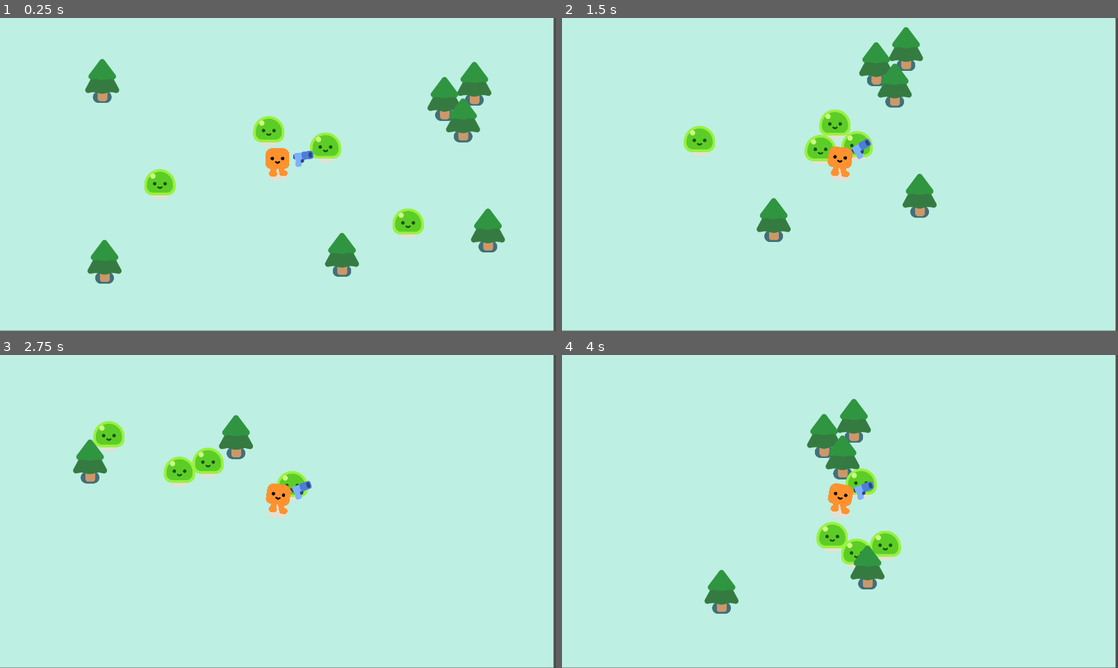
Above: before the commit, frames 1-4 (two rows, left to right).
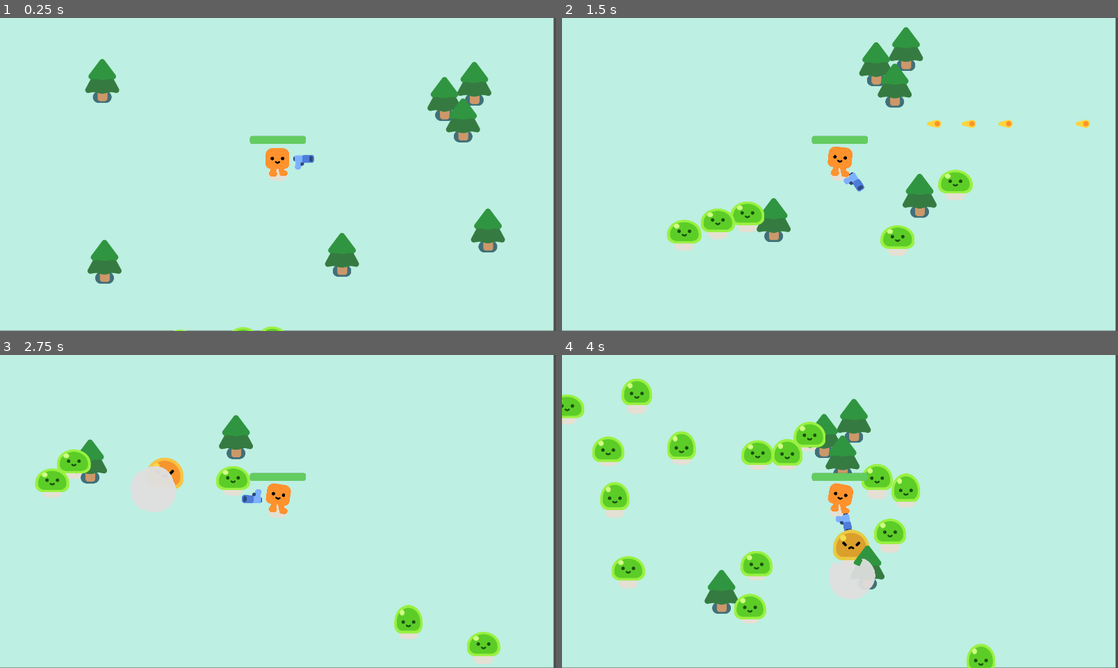
Above: after the commit, the same moments.

Repository: Alexintosh/minirougue
Game: Godot game, scene res://game.tscn
The game is run twice, just before and just after one commit, with the same random seed, the same clock (stepped at 60 frames per second) and the same inputs.
Inputs:
- Up to frame 1 (0.25 s): no input
- Up to frame 2 (1.5 s): hold D (move_right) 0.53-1.28 s; hold S (move_down) from 1.28 s (still down)
- Up to frame 3 (2.75 s): release S (move_down) at 2.03 s; hold D (move_right) from 2.03 s (still down)
- Up to frame 4 (4 s): release D (move_right) at 2.78 s; hold W (move_up) 2.78-3.53 s; hold A (move_left) from 3.53 s (still down)

The runs differ from the first frame. In frame 1, 2.0% of the frame differs, in the area x 25-77%, y 31-100%; in frame 2, 4.3%; in frame 3, 5.1%; in frame 4, 8.8%, in the area x 0-78%, y 7-100%.

Commit message:
Basic functionalities work

Diff:
--- /dev/null
+++ b/Bullet.gd
@@ -0,0 +1,25 @@
+extends Area2D
+
+
+var travelledDistance = 0
+
+func _physics_process(delta):
+	const SPEED = 1000
+	const MAX_RANGE = 1200
+
+
+	# We want the bullet to have the same rotation of the gun, so we create a new Vector with the same rotation
+	# Because the buller is spawed directly from the gun, we just need to take into consideration the current rotation
+	var d = Vector2.RIGHT.rotated(rotation)
+	position += d * SPEED * delta
+	travelledDistance += SPEED * delta
+
+	if travelledDistance > MAX_RANGE:
+		# deleted the object
+		queue_free()
+
+
+func _on_body_entered(body):
+	queue_free()
+	if body.has_method("take_damage"):
+		body.take_damage()
--- /dev/null
+++ b/bullet.tscn
@@ -0,0 +1,23 @@
+[gd_scene load_steps=4 format=3 uid="uid://3yog1pb24702"]
+
+[ext_resource type="Script" path="res://Bullet.gd" id="1_sgrur"]
+[ext_resource type="Texture2D" uid="uid://dftkbqwsfd68r" path="res://pistol/projectile.png" id="2_ckpas"]
+
+[sub_resource type="CircleShape2D" id="CircleShape2D_4fwk3"]
+radius = 21.0238
+
+[node name="Bullet" type="Area2D"]
+top_level = true
+rotation = 0.00148919
+collision_layer = 0
+collision_mask = 3
+script = ExtResource("1_sgrur")
+
+[node name="Projectile" type="Sprite2D" parent="."]
+position = Vector2(-11, -1)
+texture = ExtResource("2_ckpas")
+
+[node name="CollisionShape2D" type="CollisionShape2D" parent="."]
+shape = SubResource("CircleShape2D_4fwk3")
+
+[connection signal="body_entered" from="." to="." method="_on_body_entered"]
--- /dev/null
+++ b/game.gd
@@ -0,0 +1,26 @@
+extends Node2D
+
+func _ready():
+	spawn_mob()
+	spawn_mob()
+	spawn_mob()
+	spawn_mob()
+	spawn_mob()
+	spawn_mob()
+	spawn_mob()
+
+func spawn_mob():
+	var m = preload("res://mob.tscn").instantiate()
+	%PathFollow2D.progress_ratio = randf()
+
+	m.global_position = %PathFollow2D.global_position
+	add_child(m)
+
+
+func _on_timer_timeout():
+	spawn_mob()
+
+
+func _on_player_health_depleted():
+	%GameOver.visible = true
+	get_tree().paused = true
--- a/game.tscn
+++ b/game.tscn
@@ -1,11 +1,20 @@
-[gd_scene load_steps=4 format=3 uid="uid://cohc61yi1xwo4"]
+[gd_scene load_steps=6 format=3 uid="uid://cohc61yi1xwo4"]
 
 [ext_resource type="PackedScene" uid="uid://c1u2x72vwu7s5" path="res://player.tscn" id="1_a052d"]
+[ext_resource type="Script" path="res://game.gd" id="1_kolfk"]
 [ext_resource type="PackedScene" uid="uid://bakkjka35yw1j" path="res://pine_tree.tscn" id="2_wg8d5"]
-[ext_resource type="PackedScene" uid="uid://debmqyy3qfybd" path="res://mob.tscn" id="3_6odp8"]
+
+[sub_resource type="Curve2D" id="Curve2D_jw5jl"]
+_data = {
+"points": PackedVector2Array(0, 0, 0, 0, -351, -254, 0, 0, 0, 0, 2157, -249, 0, 0, 0, 0, 2175, 1277, 0, 0, 0, 0, -346, 1293, 0, 0, 0, 0, -351, -254)
+}
+point_count = 5
+
+[sub_resource type="SystemFont" id="SystemFont_c7xr5"]
 
 [node name="Game" type="Node2D"]
 y_sort_enabled = true
+script = ExtResource("1_kolfk")
 
 [node name="CanvasLayer" type="CanvasLayer" parent="."]
 layer = -1
@@ -17,6 +26,15 @@
 
 [node name="Player" parent="." instance=ExtResource("1_a052d")]
 position = Vector2(891, 592)
+
+[node name="Path2D" type="Path2D" parent="Player"]
+position = Vector2(-891, -592)
+curve = SubResource("Curve2D_jw5jl")
+
+[node name="PathFollow2D" type="PathFollow2D" parent="Player/Path2D"]
+unique_name_in_owner = true
+position = Vector2(-351, -254)
+rotation = 0.00199362
 
 [node name="PineTree" parent="." instance=ExtResource("2_wg8d5")]
 position = Vector2(1466, 325)
@@ -39,14 +57,38 @@
 [node name="PineTree7" parent="." instance=ExtResource("2_wg8d5")]
 position = Vector2(1616, 779)
 
-[node name="Mob" parent="." instance=ExtResource("3_6odp8")]
-position = Vector2(1125, 501)
+[node name="Timer" type="Timer" parent="."]
+wait_time = 0.23
+autostart = true
 
-[node name="Mob3" parent="." instance=ExtResource("3_6odp8")]
-position = Vector2(1409, 820)
+[node name="GameOver" type="CanvasLayer" parent="."]
+unique_name_in_owner = true
+visible = false
 
-[node name="Mob4" parent="." instance=ExtResource("3_6odp8")]
-position = Vector2(409, 666)
+[node name="ColorRect" type="ColorRect" parent="GameOver"]
+anchors_preset = 15
+anchor_right = 1.0
+anchor_bottom = 1.0
+grow_horizontal = 2
+grow_vertical = 2
+color = Color(0, 0, 0, 0.639216)
 
-[node name="Mob2" parent="." instance=ExtResource("3_6odp8")]
-position = Vector2(840, 399)
+[node name="Label" type="Label" parent="GameOver/ColorRect"]
+layout_mode = 1
+anchors_preset = 8
+anchor_left = 0.5
+anchor_top = 0.5
+anchor_right = 0.5
+anchor_bottom = 0.5
+offset_left = -43.5
+offset_top = -11.5
+offset_right = 43.5
+offset_bottom = 11.5
+grow_horizontal = 2
+grow_vertical = 2
+theme_override_fonts/font = SubResource("SystemFont_c7xr5")
+theme_override_font_sizes/font_size = 143
+text = "Game Over"
+
+[connection signal="health_depleted" from="Player" to="." method="_on_player_health_depleted"]
+[connection signal="timeout" from="Timer" to="." method="_on_timer_timeout"]
--- a/gun.gd
+++ b/gun.gd
@@ -5,3 +5,13 @@
 	if enemiesInRange.size() > 0: #why is this not lenghts???
 		var target: CharacterBody2D = enemiesInRange.front()
 		look_at(target.global_position)
+
+func shoot():
+	const BULLET = preload("res://bullet.tscn")
+	var nb = BULLET.instantiate() # new bullet
+	nb.global_position = %ShootingPoint.global_position
+	nb.global_rotation = %ShootingPoint.global_rotation
+	%ShootingPoint.add_child(nb)
+
+func _on_timer_timeout():
+	shoot()
--- a/gun.tscn
+++ b/gun.tscn
@@ -4,7 +4,7 @@
 [ext_resource type="Texture2D" uid="uid://cswb5do8rrj7q" path="res://pistol/pistol.png" id="1_rs2v0"]
 
 [sub_resource type="CircleShape2D" id="CircleShape2D_npcqh"]
-radius = 227.035
+radius = 402.011
 
 [node name="Gun" type="Area2D"]
 collision_layer = 0
@@ -21,4 +21,12 @@
 texture = ExtResource("1_rs2v0")
 
 [node name="ShootingPoint" type="Marker2D" parent="WeaponPivot/Pistol"]
+unique_name_in_owner = true
 position = Vector2(27, -12)
+
+[node name="Timer" type="Timer" parent="."]
+wait_time = 0.312
+autostart = true
+
+[connection signal="input_event" from="." to="." method="_on_input_event"]
+[connection signal="timeout" from="Timer" to="." method="_on_timer_timeout"]
--- a/mob.gd
+++ b/mob.gd
@@ -1,8 +1,24 @@
 extends CharacterBody2D
 
+var health = 3
 @onready var player = get_node("/root/Game/Player")
+
+func _ready():
+	%Slime.play_walk()
 
 func _physics_process(delta):
 	var direction = global_position.direction_to(player.global_position)
 	velocity = direction * 300
 	move_and_slide()
+
+
+func take_damage():
+	health -= 1
+	%Slime.play_hurt()
+
+	if(health <= 0): queue_free()
+	const EXPLOSION = preload("res://smoke_explosion/smoke_explosion.tscn")
+	var smoke = EXPLOSION.instantiate()
+
+	get_parent().add_child(smoke)
+	smoke.global_position = global_position
--- a/mob.tscn
+++ b/mob.tscn
@@ -12,6 +12,7 @@
 script = ExtResource("1_woova")
 
 [node name="Slime" parent="." instance=ExtResource("1_li0kb")]
+unique_name_in_owner = true
 
 [node name="CollisionShape2D" type="CollisionShape2D" parent="."]
 position = Vector2(-1, -29)
--- a/player.gd
+++ b/player.gd
@@ -1,11 +1,30 @@
 extends CharacterBody2D
+
+signal health_depleted
+var health: float = 100.00
 
 func _physics_process(delta):
 	var direction = Input.get_vector("move_left", "move_right", "move_up", "move_down")
 	velocity = direction * 600
 	move_and_slide()
 
+
+	## Animations
 	if velocity.length() > 0.0:
 		%HappyBoo.play_walk_animation()
 	else:
 		%HappyBoo.play_idle_animation()
+
+
+
+	## Hitbox
+	const DAMAGE_RATE = 10.0
+	var overllapping = %HurtBox.get_overlapping_bodies()
+
+	if overllapping.size() > 0:
+		health -= DAMAGE_RATE * overllapping.size() * delta
+		%ProgressBar.value = health
+
+		## Died?
+		if health <= 0.0:
+			health_depleted.emit()
--- a/player.tscn
+++ b/player.tscn
@@ -7,6 +7,23 @@
 [sub_resource type="CapsuleShape2D" id="CapsuleShape2D_lqo87"]
 radius = 31.0
 height = 84.0
+
+[sub_resource type="CircleShape2D" id="CircleShape2D_edy53"]
+radius = 36.0139
+
+[sub_resource type="StyleBoxFlat" id="StyleBoxFlat_6oms6"]
+bg_color = Color(0.152941, 0.168627, 0.188235, 1)
+corner_radius_top_left = 8
+corner_radius_top_right = 8
+corner_radius_bottom_right = 8
+corner_radius_bottom_left = 8
+
+[sub_resource type="StyleBoxFlat" id="StyleBoxFlat_dxedx"]
+bg_color = Color(0.388235, 0.8, 0.372549, 1)
+corner_radius_top_left = 8
+corner_radius_top_right = 8
+corner_radius_bottom_right = 8
+corner_radius_bottom_left = 8
 
 [node name="Player" type="CharacterBody2D"]
 script = ExtResource("1_kuy24")
@@ -22,3 +39,23 @@
 
 [node name="Gun" parent="." instance=ExtResource("3_r85gn")]
 position = Vector2(0, -45)
+
+[node name="HurtBox" type="Area2D" parent="."]
+unique_name_in_owner = true
+collision_layer = 0
+collision_mask = 2
+
+[node name="CollisionShape2D" type="CollisionShape2D" parent="HurtBox"]
+shape = SubResource("CircleShape2D_edy53")
+debug_color = Color(0.917009, 0.176269, 0.565482, 0.42)
+
+[node name="ProgressBar" type="ProgressBar" parent="."]
+unique_name_in_owner = true
+offset_left = -97.0
+offset_top = -133.0
+offset_right = 96.0
+offset_bottom = -106.0
+theme_override_styles/background = SubResource("StyleBoxFlat_6oms6")
+theme_override_styles/fill = SubResource("StyleBoxFlat_dxedx")
+value = 100.0
+show_percentage = false
Not shown: 1 places in player.tscn that only renumber resources
